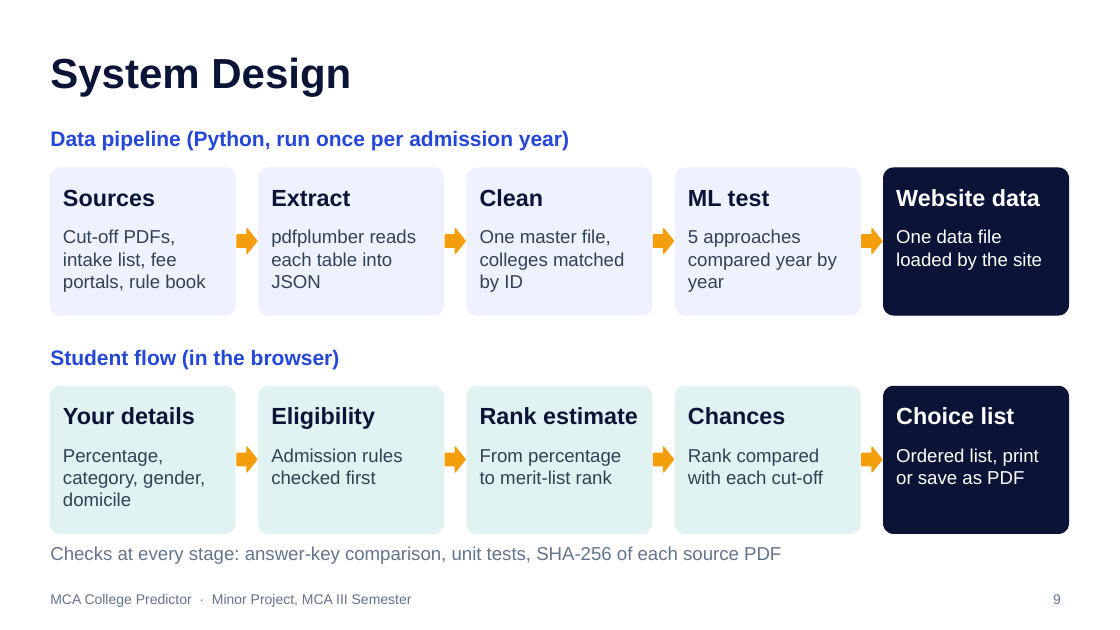
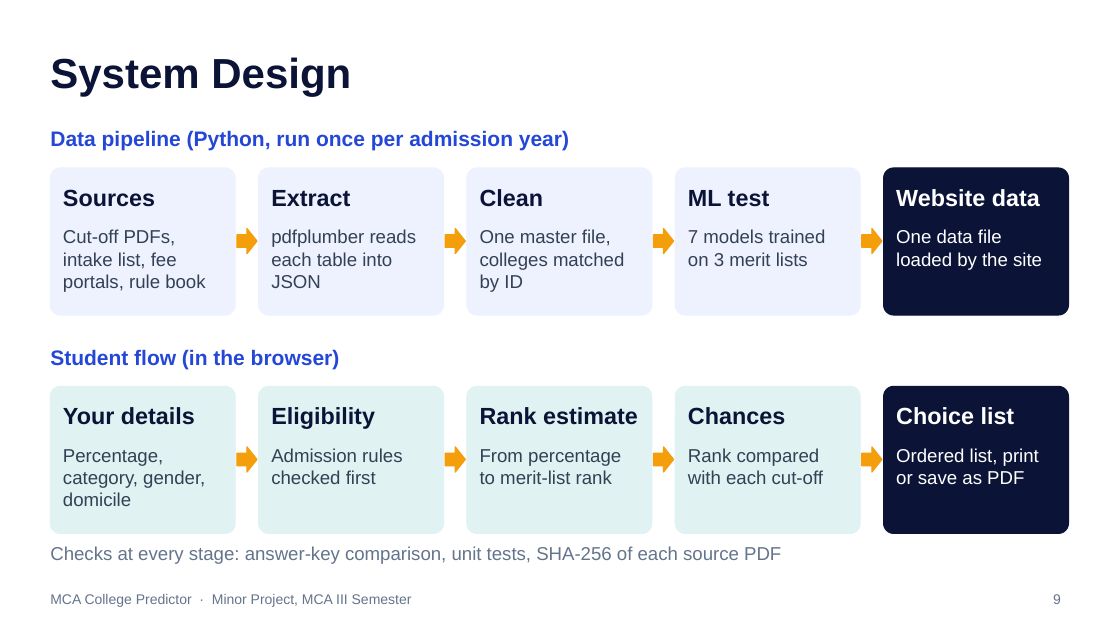
Before and after one commit to i-bhagyashree/mca-college-predictor, a slide deck: slide 9 of presentation/MCA_College_Predictor_Presentation.pptx. Drawn at 1120x630 pixels with LibreOffice and Linux fonts; fonts in the diff are those of the drawing. Boxes give left, top, right and bottom in pixels: in the first picture for what was removed or moved away, otherwise in the second. Text is boxed around its words. In the diff, an @@ line names an element or a change of style, - is before the commit and + after.

Commit message:
Presentation: rank from last year's merit list; ML trained on three merit lists shown as a demo; new chart and screenshots

```diff
--- a/presentation/MCA_College_Predictor_Presentation.pptx
+++ b/presentation/MCA_College_Predictor_Presentation.pptx
@@ text at box(688, 229, 826, 266): text changed @@
-5 approaches compared year by year
+7 models trained on 3 merit lists
```
Also in this commit, not shown: 7 other slides changed, 1 other file.
